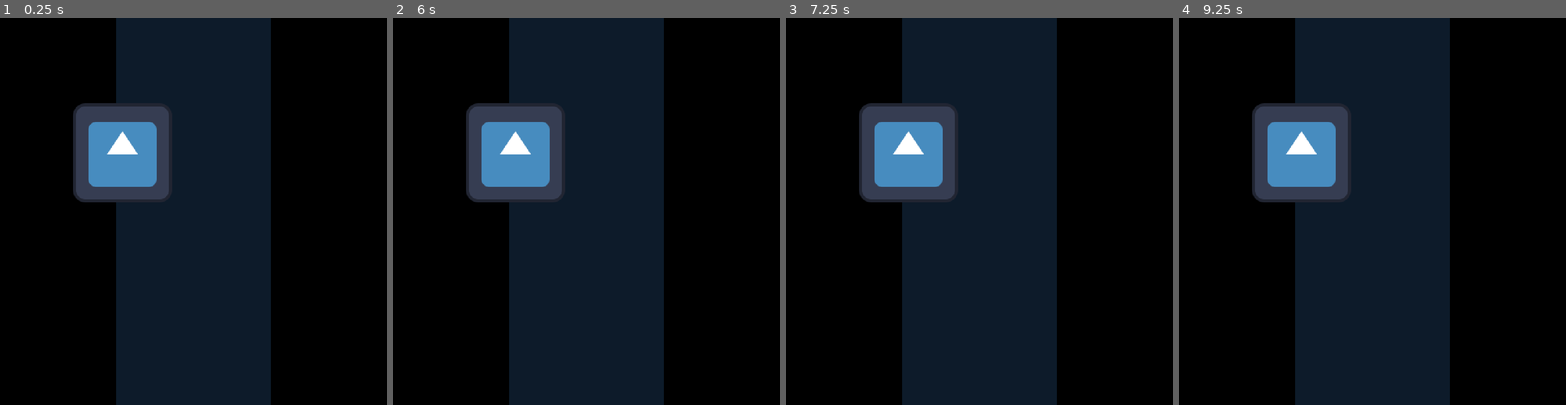
Above: before the commit, frames 1-4 (left to right).
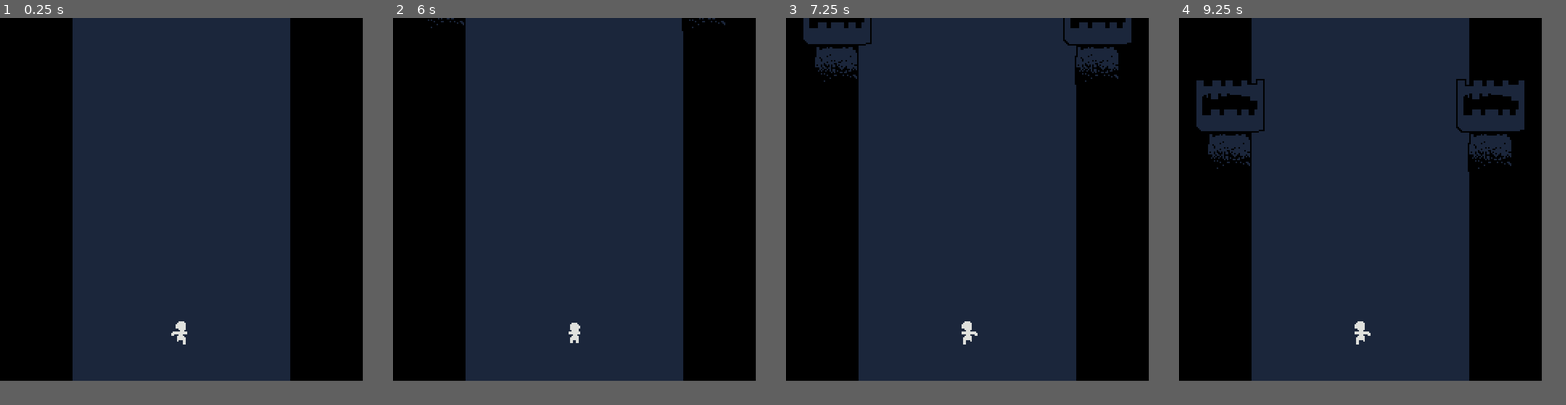
Above: after the commit, the same moments.

Repository: martindzejky/bridge-dungeon
Game: Godot game, scene res://main.tscn
Two runs of this game, one before a commit and one after it. Both use one fixed random seed, a clock stepped at 60 frames per second and the inputs below. The engine's default icon, where the game draws it, is replaced by a stand-in: a white triangle on a blue panel in a dark square.
Inputs:
- Up to frame 1 (0.25 s): no input
- Up to frame 2 (6 s): tap Enter at 0.5, 2, 3.5 s; tap Space at 1.25, 2.75, 4.25 s
- Up to frame 3 (7.25 s): no input
- Up to frame 4 (9.25 s): no input
In our replay, the window is 800x800 before the commit and 750x750 after it. These sizes can differ from the game's own. Grey fills any space a smaller window leaves; there, only what the larger window draws over its background counts as a difference.

The runs differ from the first frame. In frame 1, 21% of the frame differs, in the area x 18-75%, y 0-100%; in frame 2, 21%; in frame 3, 23%; in frame 4, 24%, in the area x 4-90%, y 0-100%.

Commit message:
player and spawning towers

Diff:
--- a/main.tscn
+++ b/main.tscn
@@ -1,32 +1,23 @@
-[gd_scene load_steps=2 format=3 uid="uid://bu44b508rxnrw"]
+[gd_scene load_steps=4 format=3 uid="uid://bu44b508rxnrw"]
 
-[ext_resource type="Texture2D" uid="uid://bwv0i2bwvrcrx" path="res://icon.svg" id="1_uin50"]
+[ext_resource type="Texture2D" uid="uid://xr2pjhgeiwey" path="res://sprites/bridge.png" id="1_b78y1"]
+[ext_resource type="PackedScene" uid="uid://dfnemgktx358p" path="res://objects/player.tscn" id="2_tq7bi"]
+[ext_resource type="PackedScene" uid="uid://dec1ttojfr1uv" path="res://objects/tower-spawner.tscn" id="3_62q0x"]
 
 [node name="main" type="Node"]
 
-[node name="floor" type="Control" parent="."]
-layout_mode = 3
-anchors_preset = 15
-anchor_right = 1.0
-anchor_bottom = 1.0
-grow_horizontal = 2
-grow_vertical = 2
+[node name="camera" type="Camera2D" parent="."]
 
-[node name="bridge" type="ColorRect" parent="floor"]
-layout_mode = 1
-anchors_preset = 8
-anchor_left = 0.5
-anchor_top = 0.5
-anchor_right = 0.5
-anchor_bottom = 0.5
-offset_left = -100.0
-offset_top = -250.0
-offset_right = 100.0
-offset_bottom = 250.0
-grow_horizontal = 2
-grow_vertical = 2
-color = Color(0.0509804, 0.105882, 0.164706, 1)
+[node name="bridge" type="Sprite2D" parent="."]
+z_index = -10
+texture = ExtResource("1_b78y1")
 
-[node name="Icon" type="Sprite2D" parent="."]
-position = Vector2(158, 174)
-texture = ExtResource("1_uin50")
+[node name="sort" type="Node2D" parent="."]
+y_sort_enabled = true
+
+[node name="player" parent="sort" instance=ExtResource("2_tq7bi")]
+position = Vector2(0, 99)
+
+[node name="tower-spawner-right" parent="sort" instance=ExtResource("3_62q0x")]
+y_sort_enabled = true
+position = Vector2(0, -157)
--- /dev/null
+++ b/objects/moving-object.gd
@@ -0,0 +1,7 @@
+extends Node2D
+class_name MovingObject
+
+const speed := 30.0 # TODO: this should be in game state so player can speed up
+
+func _process(delta):
+    get_parent().position.y += speed * delta
--- /dev/null
+++ b/objects/player.tscn
@@ -0,0 +1,55 @@
+[gd_scene load_steps=5 format=3 uid="uid://dfnemgktx358p"]
+
+[ext_resource type="Texture2D" uid="uid://cns17vwcxmgwe" path="res://sprites/player.png" id="1_k63ok"]
+
+[sub_resource type="Animation" id="Animation_2hsp0"]
+resource_name = "running"
+length = 0.4
+loop_mode = 1
+step = 0.1
+tracks/0/type = "value"
+tracks/0/imported = false
+tracks/0/enabled = true
+tracks/0/path = NodePath("sprite:frame")
+tracks/0/interp = 1
+tracks/0/loop_wrap = true
+tracks/0/keys = {
+"times": PackedFloat32Array(0, 0.1, 0.2, 0.3),
+"transitions": PackedFloat32Array(1, 1, 1, 1),
+"update": 1,
+"values": [0, 1, 2, 3]
+}
+
+[sub_resource type="Animation" id="Animation_sl2vi"]
+length = 0.001
+tracks/0/type = "value"
+tracks/0/imported = false
+tracks/0/enabled = true
+tracks/0/path = NodePath("sprite:frame")
+tracks/0/interp = 1
+tracks/0/loop_wrap = true
+tracks/0/keys = {
+"times": PackedFloat32Array(0),
+"transitions": PackedFloat32Array(1),
+"update": 1,
+"values": [0]
+}
+
+[sub_resource type="AnimationLibrary" id="AnimationLibrary_cwaed"]
+_data = {
+"RESET": SubResource("Animation_sl2vi"),
+"running": SubResource("Animation_2hsp0")
+}
+
+[node name="player" type="Node2D"]
+
+[node name="sprite" type="Sprite2D" parent="."]
+position = Vector2(0, -7)
+texture = ExtResource("1_k63ok")
+hframes = 6
+
+[node name="animator" type="AnimationPlayer" parent="."]
+libraries = {
+"": SubResource("AnimationLibrary_cwaed")
+}
+autoplay = "running"
--- /dev/null
+++ b/objects/tower-spawner.gd
@@ -0,0 +1,17 @@
+extends Node2D
+
+@export var towerScene: PackedScene
+@export var leftSpawn: Node2D
+@export var rightSpawn: Node2D
+
+func spawnTower():
+    assert(towerScene, 'Missing tower scene!')
+    assert(leftSpawn and rightSpawn, 'Missing spawn positions!')
+
+    var leftTower = towerScene.instantiate()
+    leftTower.position = leftSpawn.position
+    add_child(leftTower)
+
+    var rightTower = towerScene.instantiate()
+    rightTower.position = rightSpawn.position
+    add_child(rightTower)
--- /dev/null
+++ b/objects/tower-spawner.tscn
@@ -0,0 +1,22 @@
+[gd_scene load_steps=3 format=3 uid="uid://dec1ttojfr1uv"]
+
+[ext_resource type="Script" path="res://objects/tower-spawner.gd" id="1_qhy5v"]
+[ext_resource type="PackedScene" uid="uid://bxdp6ilsfs1e3" path="res://objects/tower.tscn" id="2_7g354"]
+
+[node name="tower-spawner" type="Node2D" node_paths=PackedStringArray("leftSpawn", "rightSpawn")]
+script = ExtResource("1_qhy5v")
+towerScene = ExtResource("2_7g354")
+leftSpawn = NodePath("left")
+rightSpawn = NodePath("right")
+
+[node name="timer" type="Timer" parent="."]
+wait_time = 5.0
+autostart = true
+
+[node name="left" type="Marker2D" parent="."]
+position = Vector2(-90, 0)
+
+[node name="right" type="Marker2D" parent="."]
+position = Vector2(90, 0)
+
+[connection signal="timeout" from="timer" to="." method="spawnTower"]
--- /dev/null
+++ b/objects/tower.gd
@@ -0,0 +1,4 @@
+extends Node2D
+
+func _ready():
+    $sprite.frame = randi() % $sprite.hframes
--- /dev/null
+++ b/objects/tower.tscn
@@ -0,0 +1,16 @@
+[gd_scene load_steps=4 format=3 uid="uid://bxdp6ilsfs1e3"]
+
+[ext_resource type="Texture2D" uid="uid://dnqtqu4d2yxqk" path="res://sprites/tower.png" id="1_fj2wv"]
+[ext_resource type="Script" path="res://objects/tower.gd" id="1_omlfx"]
+[ext_resource type="Script" path="res://objects/moving-object.gd" id="3_cmt5h"]
+
+[node name="tower" type="Node2D"]
+script = ExtResource("1_omlfx")
+
+[node name="sprite" type="Sprite2D" parent="."]
+position = Vector2(0, -21)
+texture = ExtResource("1_fj2wv")
+hframes = 3
+
+[node name="moving" type="Node2D" parent="."]
+script = ExtResource("3_cmt5h")
--- a/project.godot
+++ b/project.godot
@@ -18,14 +18,17 @@
 
 [display]
 
-window/size/viewport_width=500
-window/size/viewport_height=500
-window/size/window_width_override=1000
-window/size/window_height_override=1000
+window/size/viewport_width=250
+window/size/viewport_height=250
+window/size/window_width_override=2000
+window/size/window_height_override=1400
 window/stretch/mode="viewport"
+window/stretch/aspect="keep_height"
 
 [rendering]
 
+textures/canvas_textures/default_texture_filter=0
 renderer/rendering_method="gl_compatibility"
 renderer/rendering_method.mobile="gl_compatibility"
 environment/defaults/default_clear_color=Color(0, 0, 0, 1)
+2d/snap/snap_2d_transforms_to_pixel=true
Binary file added: sprites/bridge.aseprite
Binary file added: sprites/bridge.png
Not shown, added: sprites/bridge.png.import
Binary file added: sprites/player.aseprite
Binary file added: sprites/player.png
Not shown, added: sprites/player.png.import
Binary file added: sprites/tower.aseprite
Binary file added: sprites/tower.png
Not shown, added: sprites/tower.png.import
